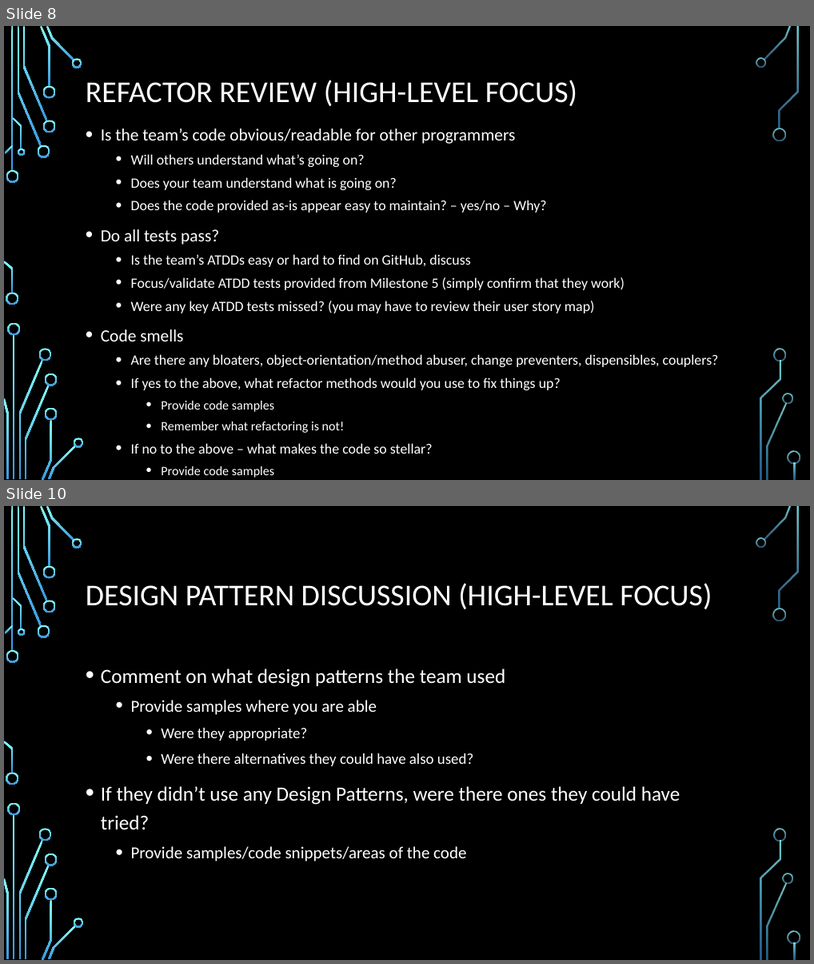
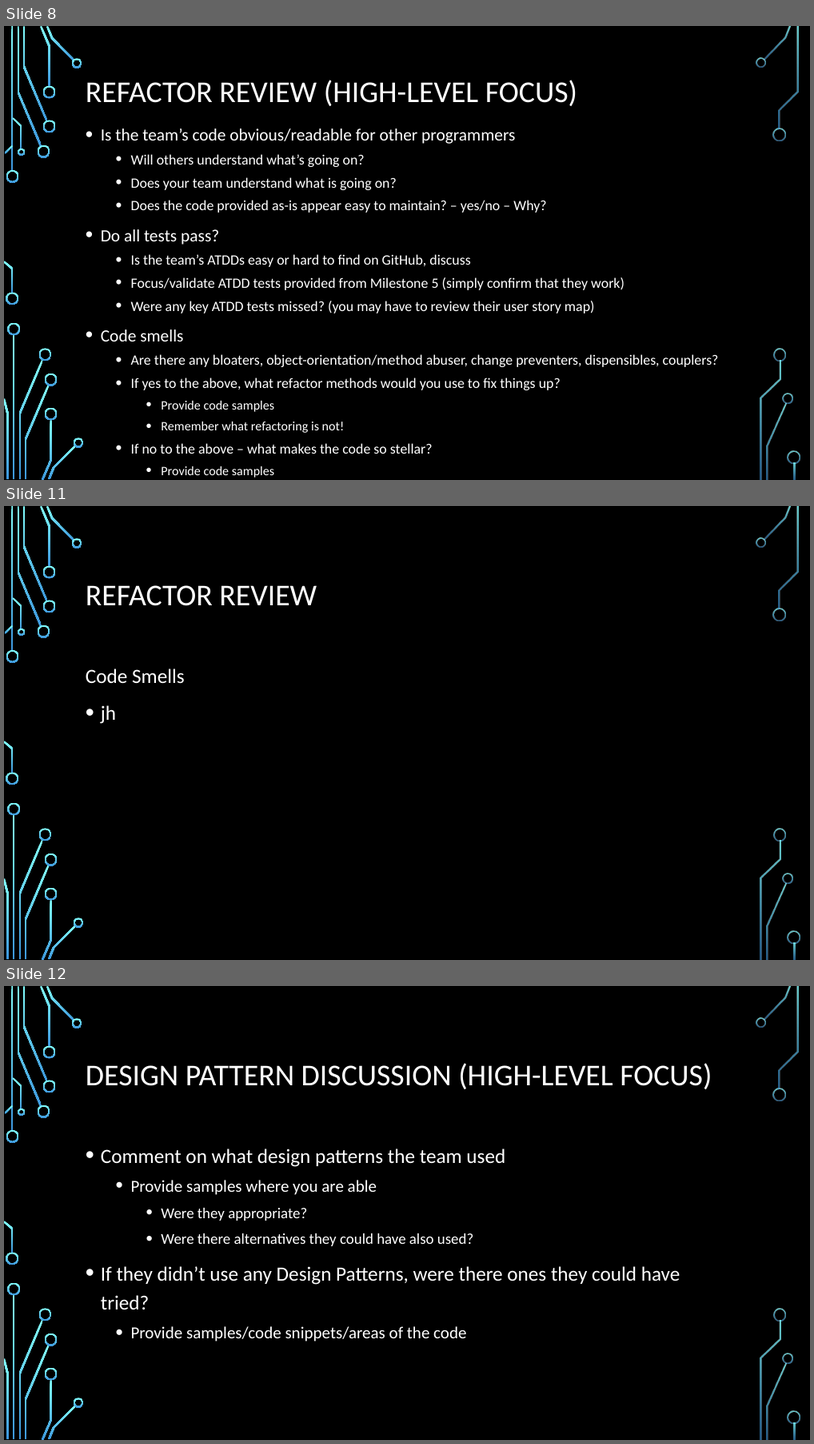
Before and after one commit to ureginastudent/PROJECT, a slide deck: Milestone 7/ENSE 470 Milestone 7.pptx. Shown one above the other, each under a label of ours: slides 8 and 10 before the commit, slides 8, 11 and 12 after it; the slides between them are not shown. The pictures are 814x964 and 814x1444 pixels, drawn with LibreOffice and Linux fonts; fonts in the diff are those of the drawing; background and template pictures are left out. Boxes give left, top, right and bottom in pixels: in the first picture for what was removed or moved away, otherwise in the second. Text is boxed around its words. In the diff, an @@ line names an element or a change of style, - is before the commit and + after.

```diff
--- a/Milestone 7/ENSE 470 Milestone 7.pptx
+++ b/Milestone 7/ENSE 470 Milestone 7.pptx
@@ slide 11 added at bbox=[4, 506, 810, 960], background picture (left out); not listed: 36 template elements that a slide beside it also shows @@
@@ title added at bbox=[86, 585, 317, 606], 36 pt, text #FFFFFF @@
+REFACTOR REVIEW
@@ text added at bbox=[86, 668, 185, 724], 24 pt, text #FFFFFF @@
+Code Smells
+• jh
@@ what was slide 10 is now slide 12 @@
```
Also in this commit, not shown: 2 slides changed, 2 other slides added, 2 slides removed.
